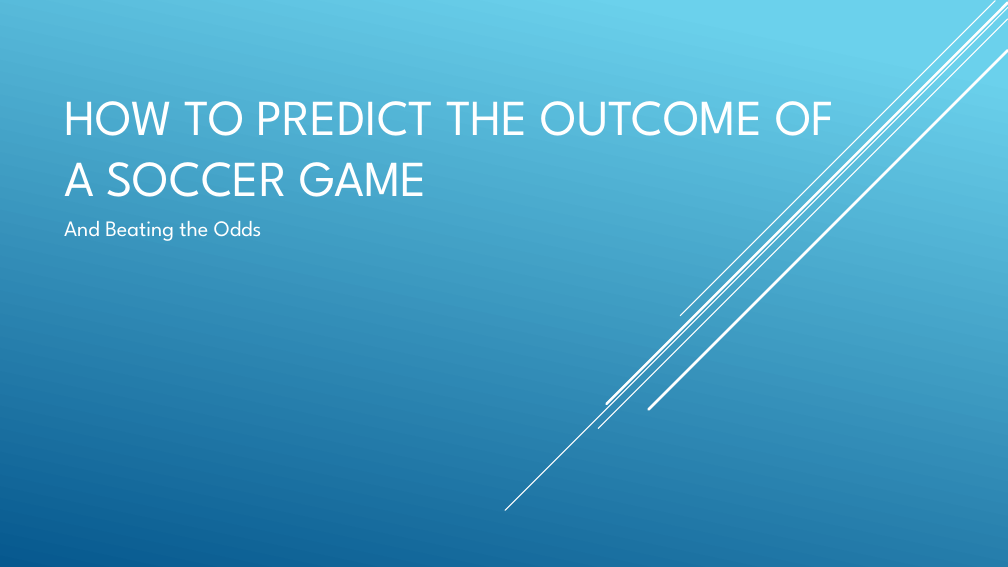
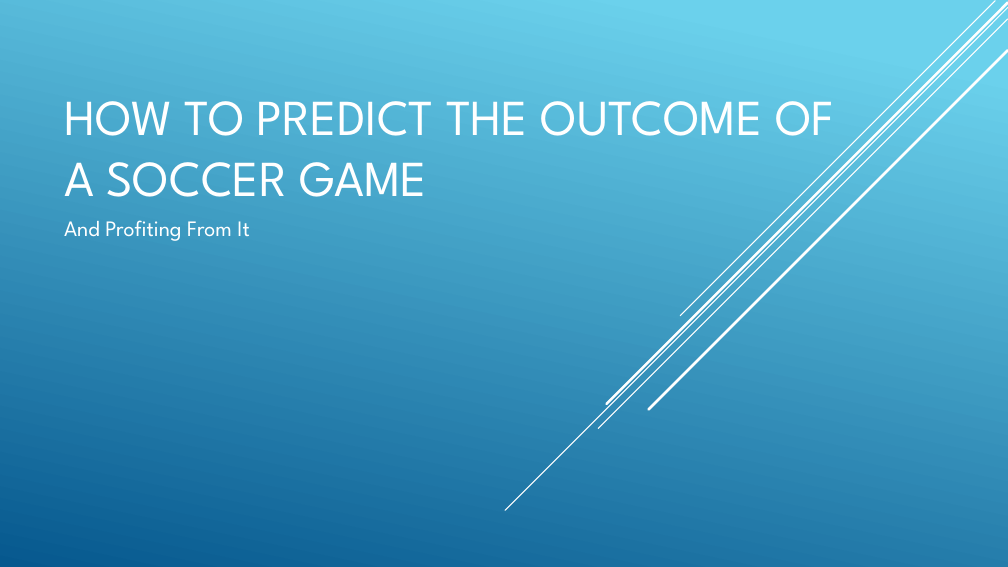
Before and after one commit to flippinuke/ProjectSoccer, a slide deck: slide 1 of SoccerSlideDeck.pptx. Drawn at 1008x567 pixels with LibreOffice and Linux fonts; fonts in the diff are those of the drawing. Boxes give left, top, right and bottom in pixels: in the first picture for what was removed or moved away, otherwise in the second. Text is boxed around its words. In the diff, an @@ line names an element or a change of style, - is before the commit and + after.

Commit message:
Add files via upload
soccer slide deck commit

```diff
--- a/SoccerSlideDeck.pptx
+++ b/SoccerSlideDeck.pptx
@@ subtitle at box(64, 220, 249, 241): text changed @@
-And Beating the Odds
+And Profiting From It
```
Also in this commit, not shown: 2 other slides changed.
